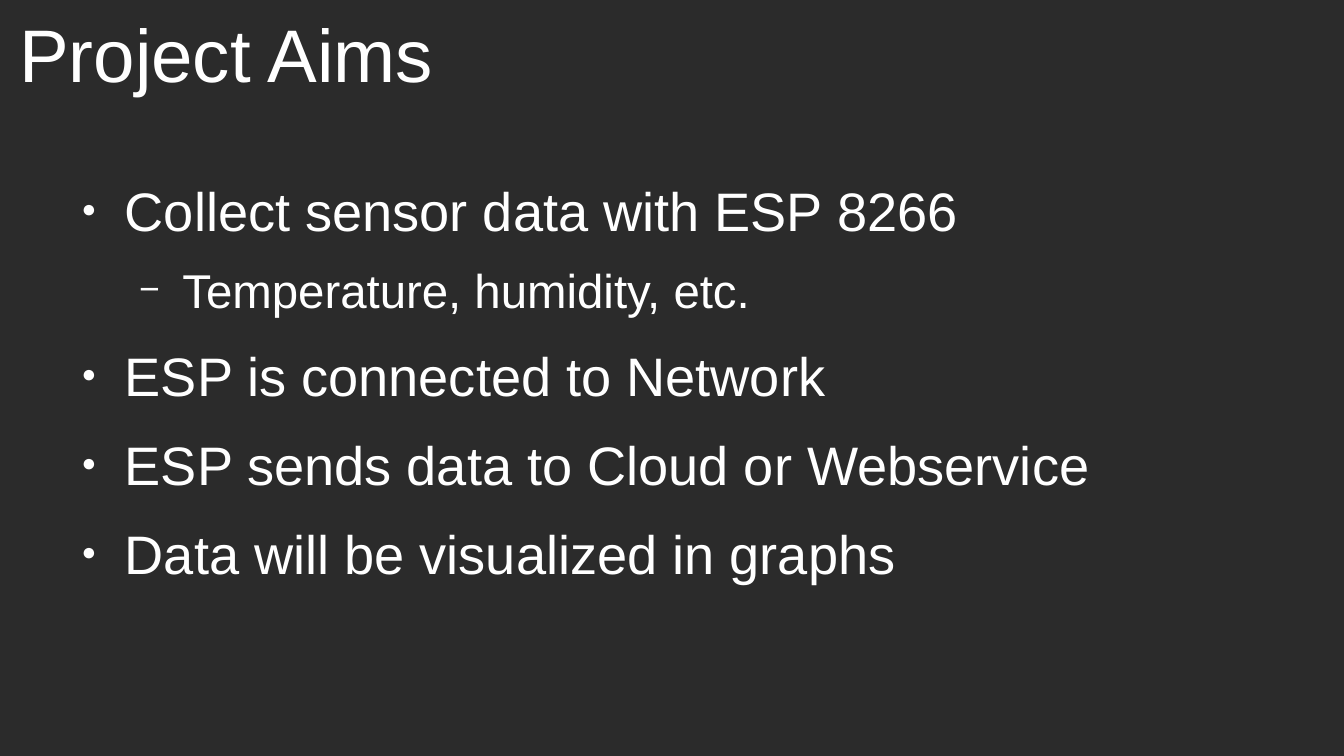
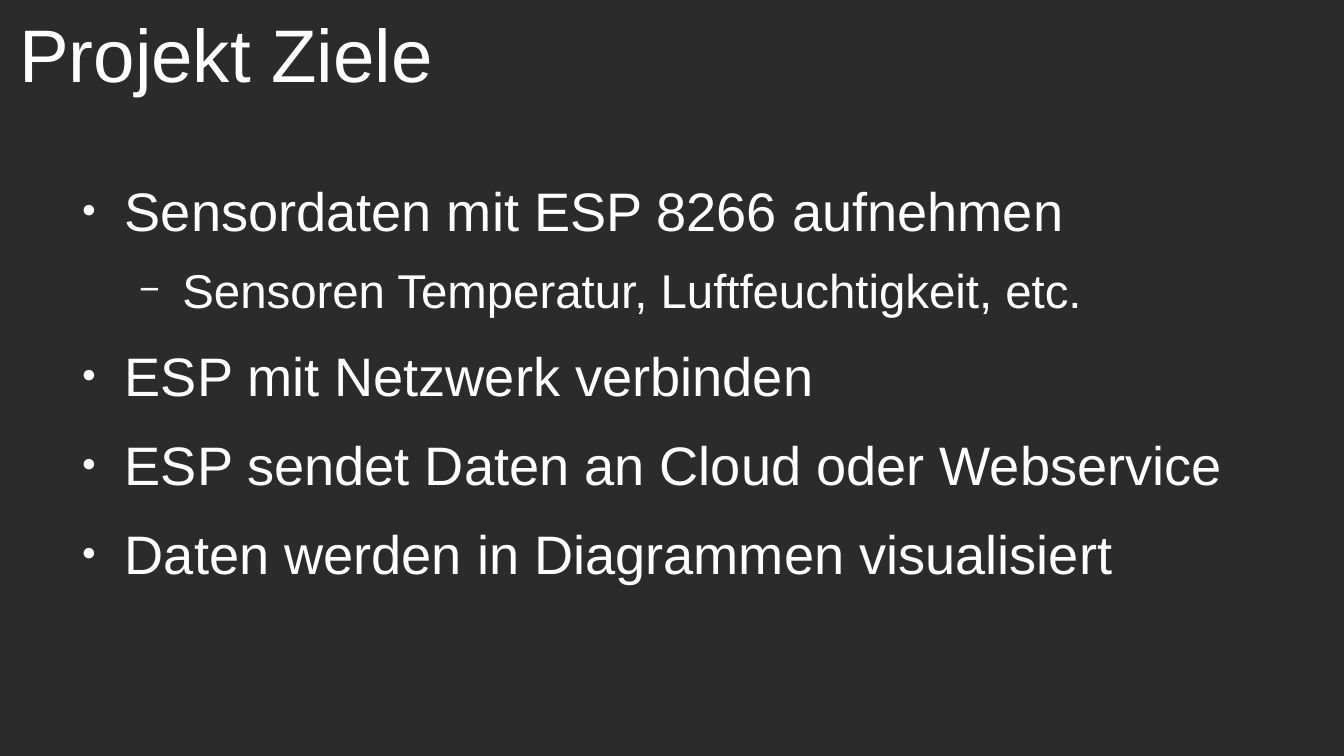
Before and after one commit to PhilippWuerfel/EspSensorProj, a slide deck: slide 2 of documentation/EspSensorProj.odp. Drawn at 1344x756 pixels with LibreOffice and Linux fonts; fonts in the diff are those of the drawing; background and template pictures are left out; a plain dark background stands for a picture behind light text. Boxes give left, top, right and bottom in pixels: in the first picture for what was removed or moved away, otherwise in the second. Text is boxed around its words. In the diff, an @@ line names an element or a change of style, - is before the commit and + after.

```diff
--- a/documentation/EspSensorProj.odp
+++ b/documentation/EspSensorProj.odp
@@ title at [19,28,433,96]: text changed @@
-Project Aims
+Projekt Ziele
@@ text at [125,191,1222,583]: text changed @@
-● Collect sensor data with ESP 8266
-  − Temperature, humidity, etc.
-● ESP is connected to Network
-● ESP sends data to Cloud or Webservice
-● Data will be visualized in graphs
+● Sensordaten mit ESP 8266 aufnehmen
+  − Sensoren Temperatur, Luftfeuchtigkeit, etc.
+● ESP mit Netzwerk verbinden
+● ESP sendet Daten an Cloud oder Webservice
+● Daten werden in Diagrammen visualisiert
```
Also in this commit, not shown: 2 other slides changed, 1 other file.
